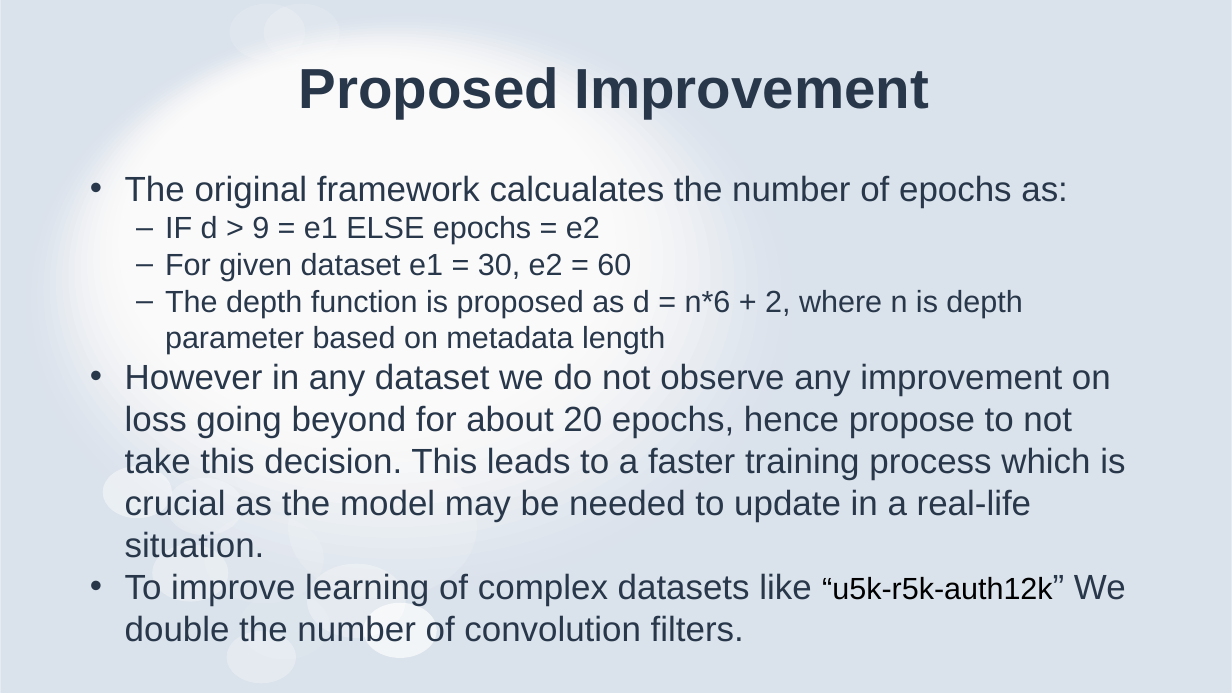
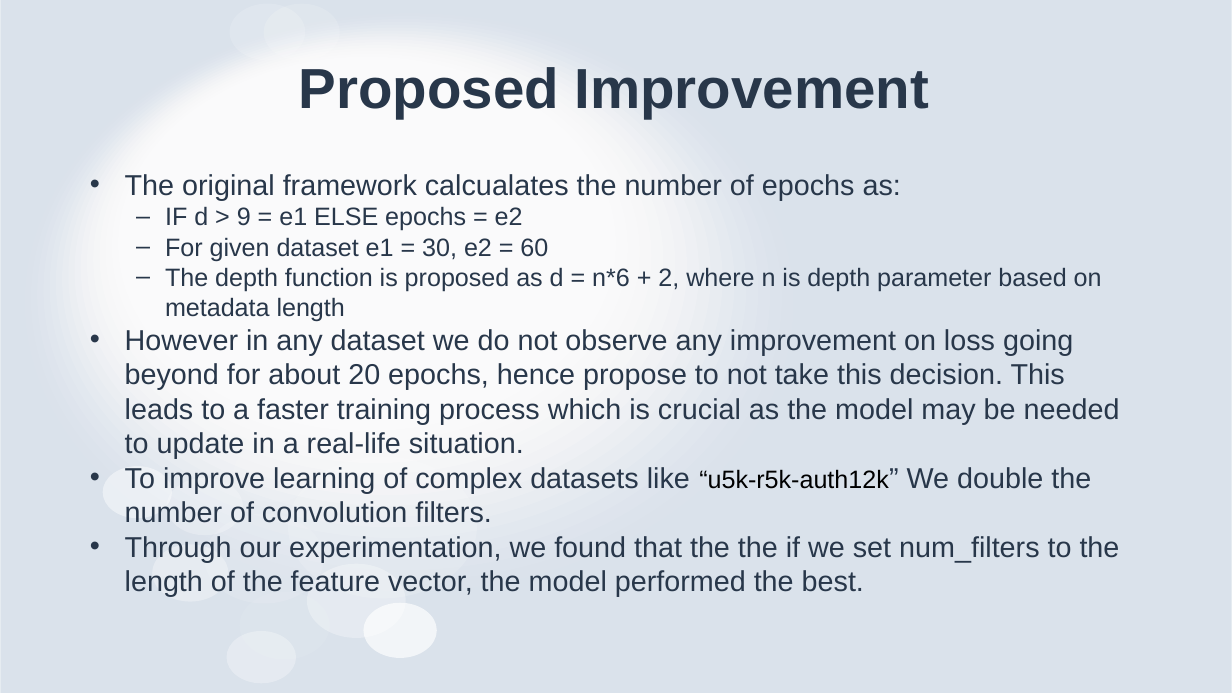
Before and after one commit to mgr-cse/nn-access-ctrl, a slide deck: slide 5 of presentation.pptx. Drawn at 1232x693 pixels with LibreOffice and Linux fonts; fonts in the diff are those of the drawing. Boxes give left, top, right and bottom in pixels: in the first picture for what was removed or moved away, otherwise in the second. Text is boxed around its words. In the diff, an @@ line names an element or a change of style, - is before the commit and + after.

```diff
--- a/presentation.pptx
+++ b/presentation.pptx
@@ text at box(125, 174, 1120, 523): size 27.2 to 22.4 pt in "The original framework calcualates the number of ...", "However in any dataset we do not ...", "To improve learning of complex datasets like ..."; size 23.8 to 19.6 pt in "IF d > 9 = e1 ELSE ...", "For given dataset e1 = 30, e2 ...", "The depth function is proposed as d ...", "“u5k-r5k-auth12k”" @@
@@ text at box(125, 536, 1120, 597): paragraph added @@
+• Through our experimentation, we found that the the if we set num_filters to the length of the feature vector, the model performed the best.
```
Also in this commit, not shown: 2 other slides changed, 9 other files.
